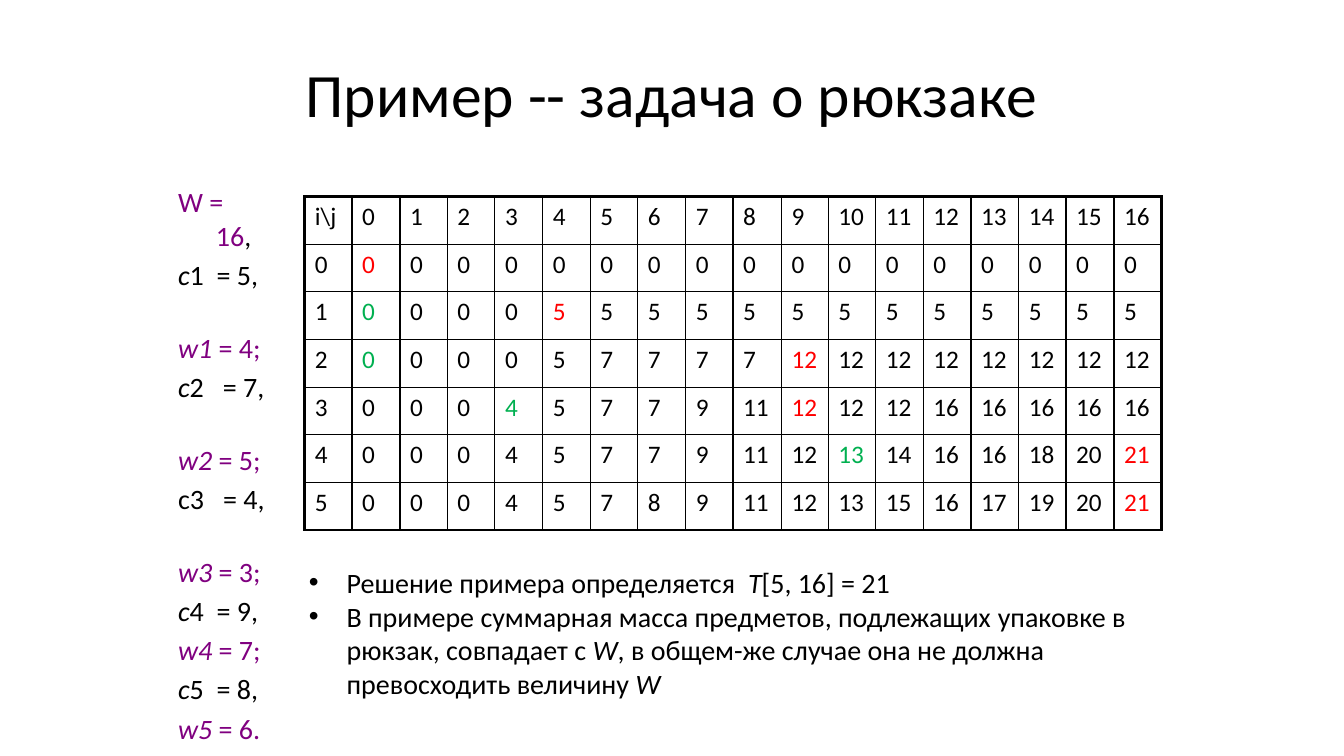
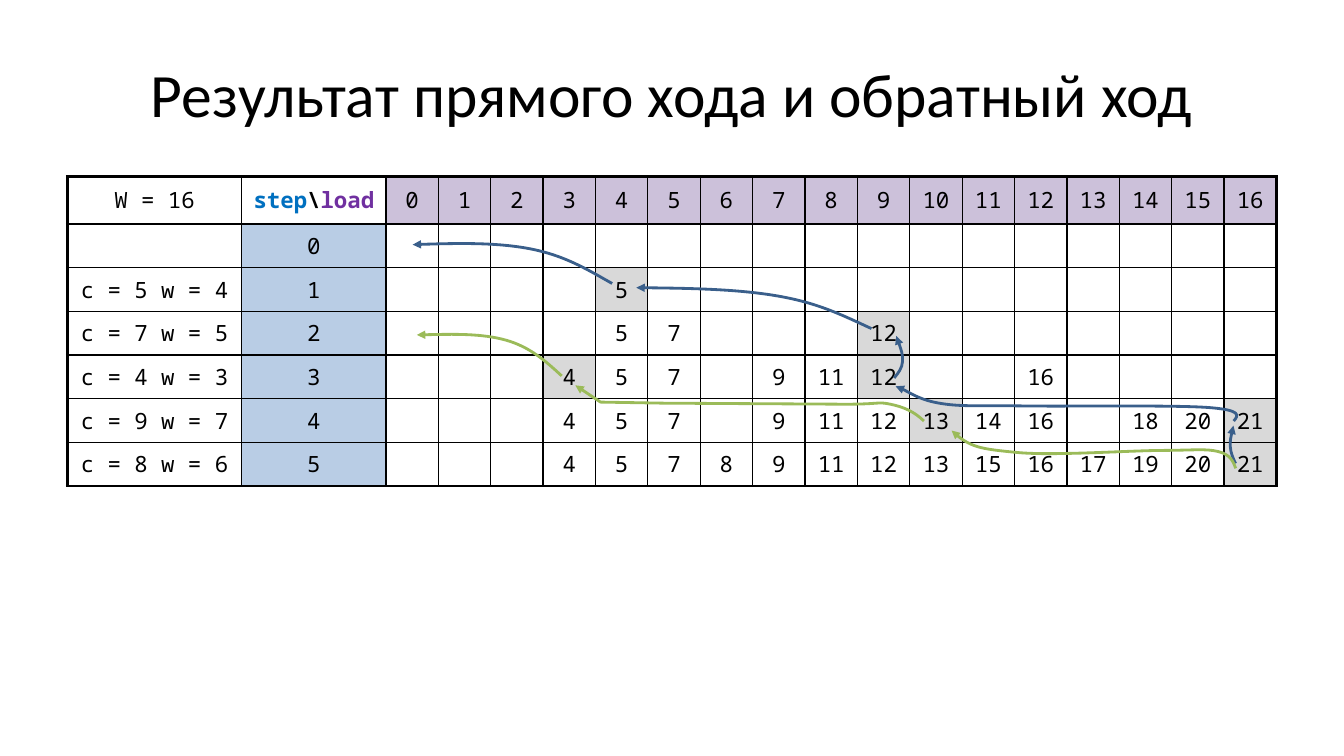
Before and after one commit to Evgueni-Petrov-aka-espetrov/Algorithms-and-Programming-in-C-pptx, a slide deck: slide 11 of 21 Динамическое программирование.pptx (slide 21 before the commit). Drawn at 1344x756 pixels with LibreOffice and Linux fonts; fonts in the diff are those of the drawing. Boxes give left, top, right and bottom in pixels: in the first picture for what was removed or moved away, otherwise in the second. Text is boxed around its words. In the diff, an @@ line names an element or a change of style, - is before the commit and + after.

Commit message:
улучшил картинки и псевдо код для задачи о рюкзаке, упаковке и матрицах

```diff
--- a/21 Динамическое программирование.pptx
+++ b/21 Динамическое программирование.pptx
@@ title at <box>151,75,1192,127</box>: text changed @@
-Пример -- задача о рюкзаке
+Результат прямого хода и обратный ход
@@ table at <box>68,176,1277,486</box> @@
-column 1: i\j | 0 | 1 | 2 | 3 | 4 | 5
-column 2: 0 | 0 | 0 | 0 | 0 | 0 | 0
-column 3: 1 | 0 | 0 | 0 | 0 | 0 | 0
-column 4: 2 | 0 | 0 | 0 | 0 | 0 | 0
-column 5: 3 | 0 | 0 | 0 | 4 | 4 | 4
-column 6: 4 | 0 | 5 | 5 | 5 | 5 | 5
-column 7: 5 | 0 | 5 | 7 | 7 | 7 | 7
-column 8: 6 | 0 | 5 | 7 | 7 | 7 | 8
-column 9: 7 | 0 | 5 | 7 | 9 | 9 | 9
-column 10: 8 | 0 | 5 | 7 | 11 | 11 | 11
-column 11: 9 | 0 | 5 | 12 | 12 | 12 | 12
-column 12: 10 | 0 | 5 | 12 | 12 | 13 | 13
-column 13: 11 | 0 | 5 | 12 | 12 | 14 | 15
-column 14: 12 | 0 | 5 | 12 | 16 | 16 | 16
-column 15: 13 | 0 | 5 | 12 | 16 | 16 | 17
-column 16: 14 | 0 | 5 | 12 | 16 | 18 | 19
-column 17: 15 | 0 | 5 | 12 | 16 | 20 | 20
-column 18: 16 | 0 | 5 | 12 | 16 | 21 | 21
+column 1: W = 16 |  | c = 5 w = 4 | c = 7 w = 5 | c = 4 w = 3 | c = 9 w = 7 | c = 8 w = 6
+column 2: step\load | 0 | 1 | 2 | 3 | 4 | 5
+column 3: 0 |  |  |  |  |  | 
+column 4: 1 |  |  |  |  |  | 
+column 5: 2 |  |  |  |  |  | 
+column 6: 3 |  |  |  | 4 | 4 | 4
+column 7: 4 |  | 5 | 5 | 5 | 5 | 5
+column 8: 5 |  |  | 7 | 7 | 7 | 7
+column 9: 6 |  |  |  |  |  | 8
+column 10: 7 |  |  |  | 9 | 9 | 9
+column 11: 8 |  |  |  | 11 | 11 | 11
+column 12: 9 |  |  | 12 | 12 | 12 | 12
+column 13: 10 |  |  |  |  | 13 | 13
+column 14: 11 |  |  |  |  | 14 | 15
+column 15: 12 |  |  |  | 16 | 16 | 16
+column 16: 13 |  |  |  |  |  | 17
+column 17: 14 |  |  |  |  | 18 | 19
+column 18: 15 |  |  |  |  | 20 | 20
+column 19: 16 |  |  |  |  | 21 | 21
@@ table: place and size @@
-table at <box>304,197,1163,530</box>
+table at <box>68,176,1277,486</box>
@@ text removed at <box>178,194,264,740</box> @@
-W = 16,
-c1 = 5,
-w1 = 4;
-c2 = 7,
-w2 = 5;
-c3 = 4,
-w3 = 3;
-c4 = 9,
-w4 = 7;
-c5 = 8,
-w5 = 6.
@@ freeform shape added at <box>412,244,612,284</box>, outline #3A5F8C 2 pt @@
@@ freeform shape added at <box>636,287,871,329</box>, outline #3A5F8C 2 pt @@
@@ freeform shape added at <box>417,335,563,376</box>, outline #9BBB59 2 pt @@
@@ freeform shape added at <box>894,336,902,378</box>, outline #3A5F8C 2 pt @@
@@ freeform shape added at <box>576,385,925,420</box>, outline #9BBB59 2 pt @@
@@ freeform shape added at <box>896,386,1238,420</box>, outline #3A5F8C 2 pt @@
@@ freeform shape added at <box>952,431,1236,469</box>, outline #9BBB59 2 pt @@
@@ freeform shape added at <box>1231,425,1236,464</box>, outline #3A5F8C 2 pt @@
@@ text removed at <box>347,572,1125,699</box> @@
-• Решение примера определяется T[5, 16] = 21
-• В примере суммарная масса предметов, подлежащих упаковке в рюкзак, совпадает с W, в общем-же случае она не должна превосходить величину W
```
Also in this commit, not shown: 16 other slides changed, 12 slides added, 14 slides removed.
